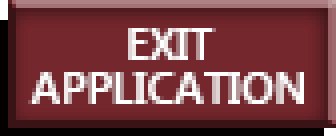
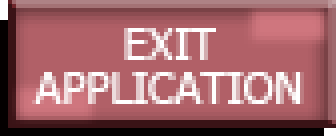
Layer changes from the first w=336, h=136 image to the second:
renamed "组 1 拷贝 2" to "高亮", showed the group it (5 layers) over [12,4,332,124]
painted on "EXIT APPLICATION" (1st of 2, in "高亮") over [28,28,304,104]
renamed "组 1 拷贝" to "正常", hid the group it (3 layers) over [12,4,332,124]
painted on "EXIT APPLICATION" (2nd of 2, in "正常") over [28,28,304,104]
